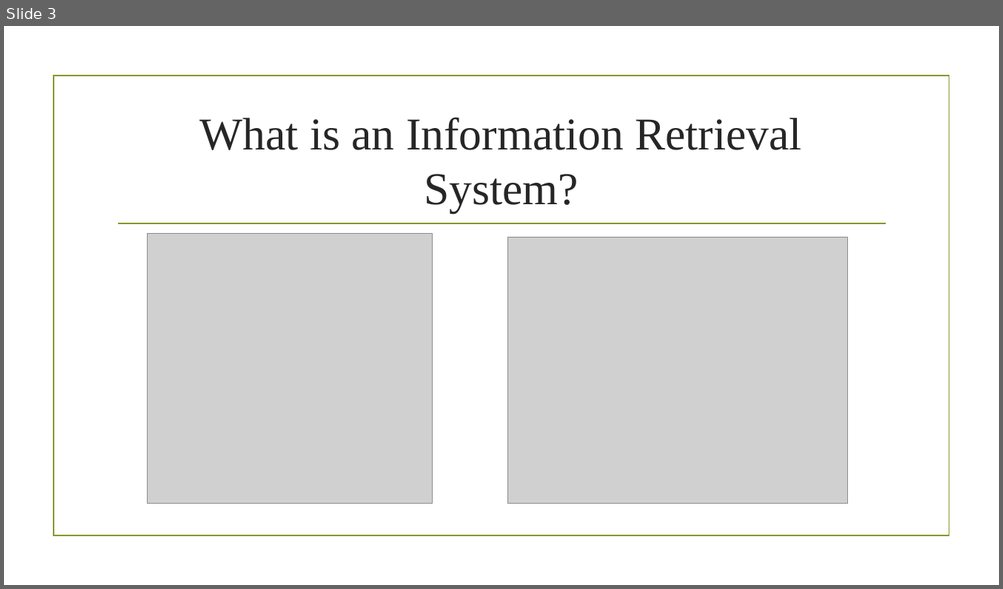
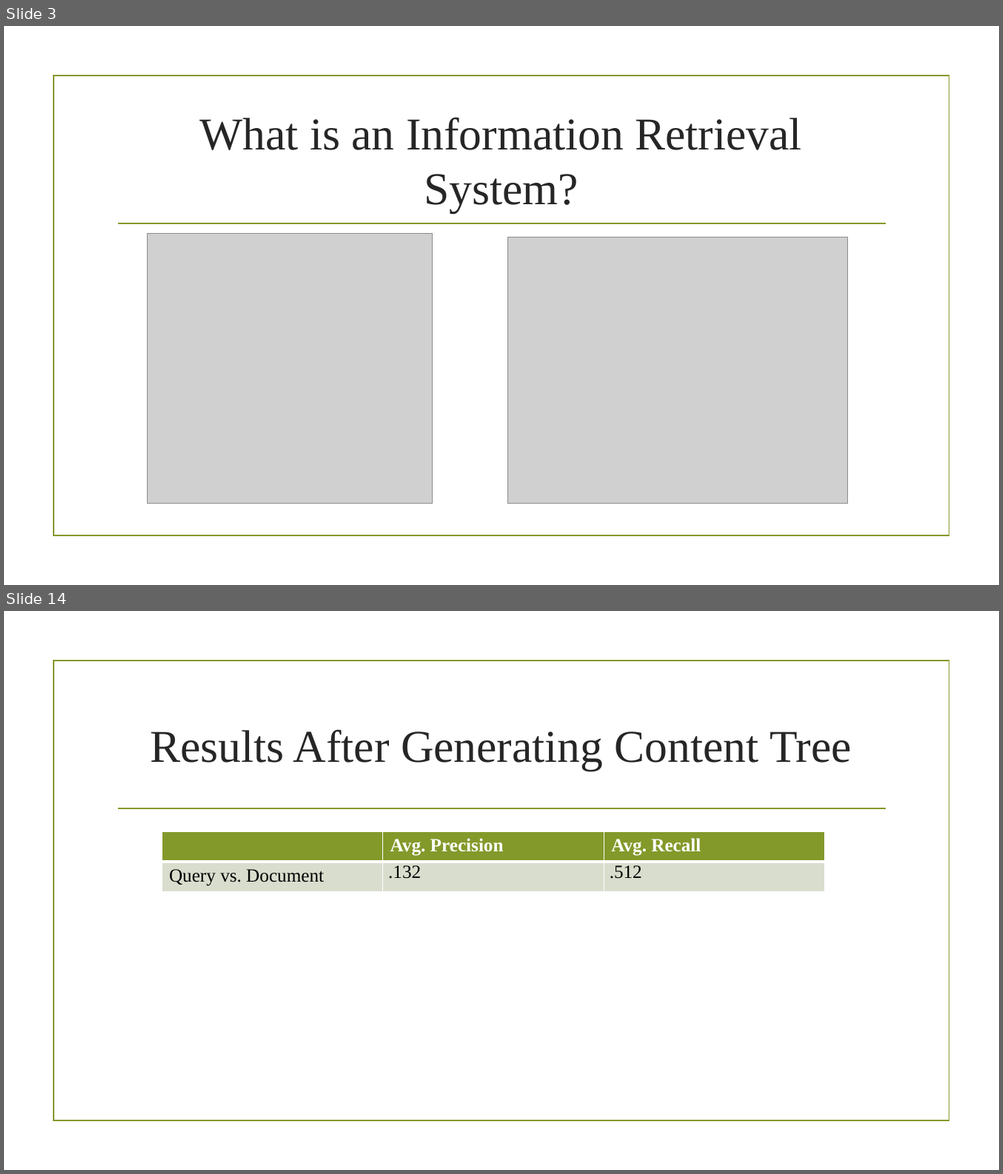
Before and after one commit to alidragon/Capstone2015, a slide deck: Information Retrieval System.pptx. Shown one above the other, each under a label of ours: slide 3 before the commit, slides 3 and 14 after it; the slides between them are not shown. The pictures are 1003x589 and 1003x1174 pixels, drawn with LibreOffice and Linux fonts; fonts in the diff are those of the drawing; grey boxes stand for pictures; background and template pictures are left out. Boxes give left, top, right and bottom in pixels: in the first picture for what was removed or moved away, otherwise in the second. Text is boxed around its words. In the diff, an @@ line names an element or a change of style, - is before the commit and + after.

```diff
--- a/Information Retrieval System.pptx
+++ b/Information Retrieval System.pptx
@@ slide 14 added at box(4, 611, 999, 1170), background picture (left out); not listed: 2 template elements that a slide beside it also shows @@
@@ title added at box(151, 729, 851, 771), 44 pt, text #262626 @@
+Results After Generating Content Tree
@@ table added at box(162, 832, 824, 892), 2 rows, 3 columns @@
+ | Avg. Precision | Avg. Recall
+Query vs. Document | .132 | .512
```
Also in this commit, not shown: 7 slides changed, 6 other slides added, 1 slide removed, 41 other files.
